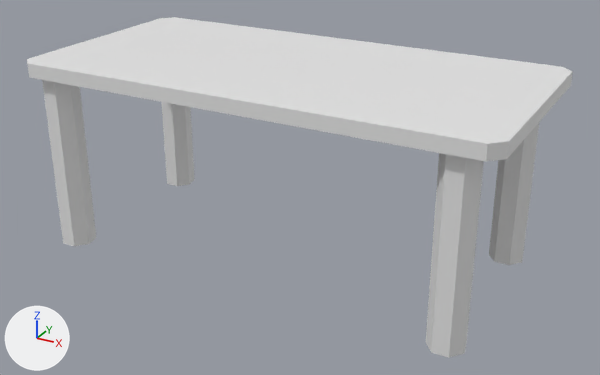
The FBX model Assets/Graphics/Models/Table.fbx: old version first, new version second.
One viewpoint serves both versions: a camera (50 mm lens) standing at (7.09, -13.55, 7.79) and looking at (0.0, -0.66, 1.35). Every picture has the same lights, and +X, +Y and +Z are marked at lower left. Where no turn or scale is listed for an object, it has been applied to the vertices.
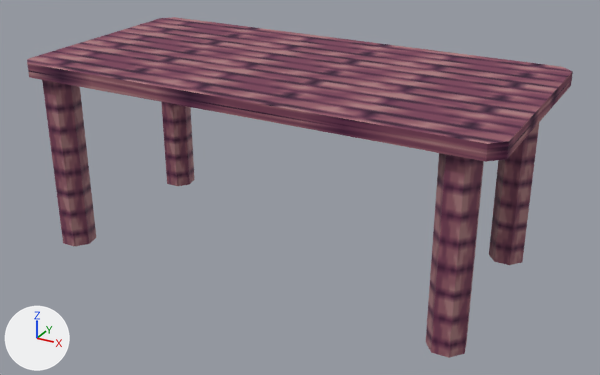
Boxes [x1, y1, x2, y2] around the edits, measured in the pictures (600 x 375 px):
'Cube', recoloured, surface changed
    both: [27, 17, 573, 162]
'Cylinder.003', recoloured
    both: [426, 153, 484, 358]
'Cylinder', recoloured
    both: [42, 80, 96, 246]
'Cylinder.002', recoloured
    both: [489, 123, 539, 265]
'Cylinder.001', recoloured
    both: [161, 102, 194, 186]

The change, as a list of edits to the scene's bpy script:
```text
Add img_tfence1_png:
    img_tfence1_png = load_image('TFence1.png', '../Textures/TFence1.png', 16, 16, 'sRGB')
Add img_tplank_png:
    img_tplank_png = load_image('TPlank.png', '../Textures/TPlank.png', 16, 16, 'sRGB')
Add mat_texture2:
    mat_texture2 = principled_material('Texture2')
    mat_texture2.texture = img_tfence1_png
Add mat_texture1:
    mat_texture1 = principled_material('Texture1')
    mat_texture1.texture = img_tplank_png
    mat_texture1.roughness = 1.0
Change me_cylinder:
    where me_cylinder.from_pydata(...)  # 14 vertices, 9 faces; spans x -0.34..0.34, y -0.31..0.34, z -0.34..3.39
    add me_cylinder.materials.append(mat_texture2)  # picture img_tfence1_png
Change me_cylinder_003:
    where me_cylinder_003.from_pydata(...)  # 14 vertices, 9 faces; spans x -0.34..0.34, y -0.31..0.34, z -0.34..3.39
    add me_cylinder_003.materials.append(mat_texture2)  # picture img_tfence1_png
Change me_cylinder_001:
    where me_cylinder_001.from_pydata(...)  # 14 vertices, 9 faces; spans x -0.34..0.34, y -0.31..0.34, z -0.34..3.39
    add me_cylinder_001.materials.append(mat_texture2)  # picture img_tfence1_png
Change me_cube_001:
    where me_cube_001.from_pydata(...)  # 16 vertices, 10 faces; spans x -4.81..4.39, y -2.81..1.73, z -1.0..-0.73
    used by ob_cube; location = (0.0, 0.0, 4.44)
    me_cube_001 part 1: texture (UV) coordinates of 10 of 10 faces, centred in x -4.81..4.39, y -2.81..1.73, z -1.0..-0.73, changed; they spanned u 0.12..0.88, v 0.0..0.99 and now span u -1.25..2.25, v -1.11..2.12
    add me_cube_001.materials.append(mat_texture1)  # picture img_tplank_png
Change me_cylinder_002:
    where me_cylinder_002.from_pydata(...)  # 14 vertices, 9 faces; spans x -0.34..0.34, y -0.31..0.34, z -0.34..3.39
    add me_cylinder_002.materials.append(mat_texture2)  # picture img_tfence1_png
```
